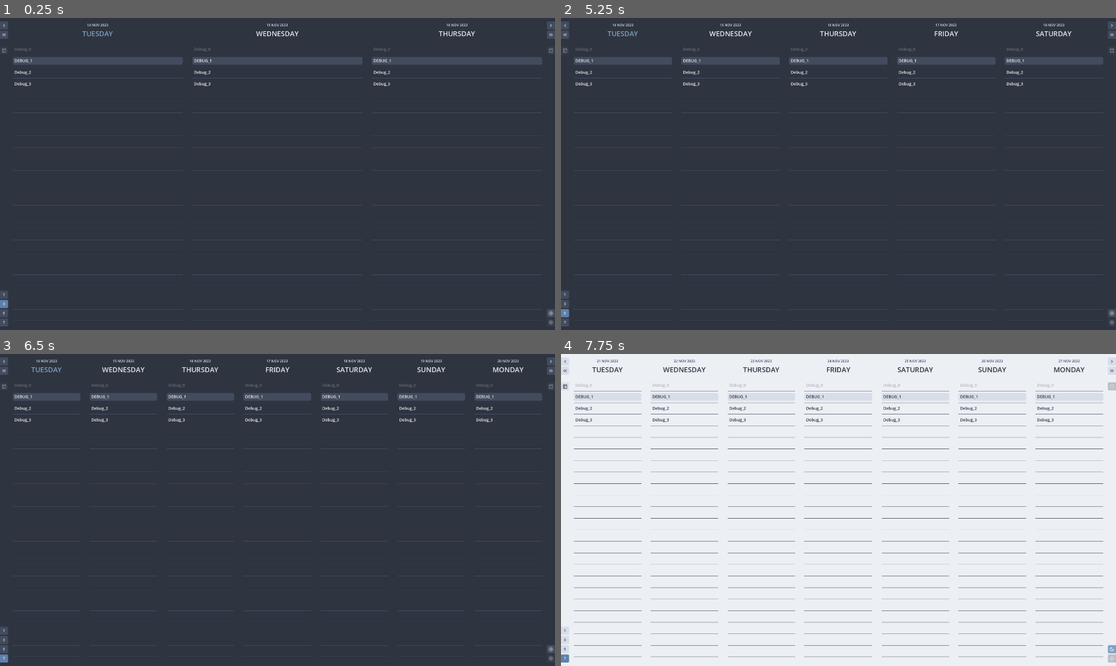
Above: before the commit, frames 1-4 (two rows, left to right).
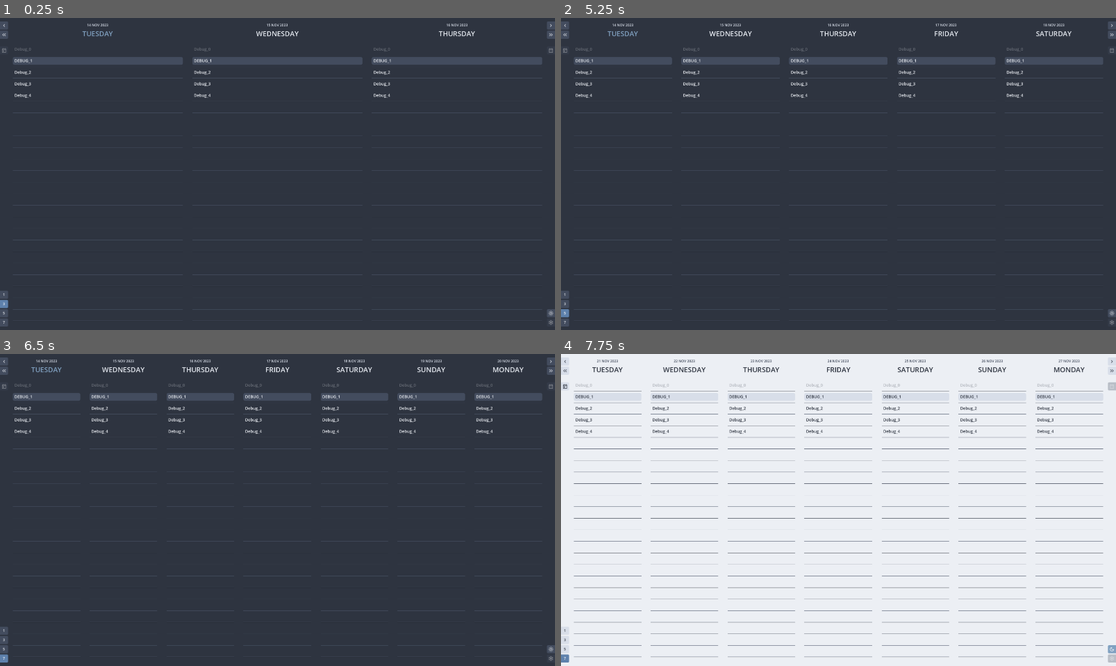
Above: after the commit, the same moments.

Repository: njamster/habituary
Game: Godot game, scene res://entry_point/entry_point.tscn
Same seed, same stepped clock (60 frames per second), same inputs: the game is played once before the commit and once after it.
Inputs (mouse positions are in pixels of both pictures, inside the frame that each line leads up to):
- Up to frame 1 (0.25 s): no input
- Up to frame 2 (5.25 s): click (1110, 24) at 0.5 s; click (1110, 24) at 1.25 s; click (566, 24) at 2 s; click (566, 49) at 2.75 s; click "1" at 3.5 s; click "3" at 4.25 s; click "5" at 5 s
- Up to frame 3 (6.5 s): click "7" at 5.75 s
- Up to frame 4 (7.75 s): click (1110, 369) at 6.5 s; click (1110, 650) at 7.25 s

The runs differ from the first frame. In frame 1, less than 0.1% of the frame differs, in the area x 2-71%, y 24-26%; in frame 2, 0.1%; in frame 3, 0.2%; in frame 4, 0.2%, in the area x 2-89%, y 24-26%.

Commit message:
Make creating a successor to-do the default
When editing a to-do, inserting any non-whitespace text and pressing
KEY_ENTER, a successor to-do (with active edit mode) will now be created
below it by default. To create it above it instead, also hold shift.
Leaving the editing mode via clicking outside won't trigger it.

Also, introduces a placeholder text ("Enter to-do...") to the edit field
– and makes the necessary color additions to the theme to keep it easily
readable in both the dark and light color mode.

Lastly, modifies the `add_todo` function to also allow creating debug
todos with it (by passing an optional boolean `is_debug_todo` to it,
which defaults to false). This ensures they share the same signal
connections and modifications as regular todos.

Diff:
--- a/autoloads/settings.gd
+++ b/autoloads/settings.gd
@@ -46,6 +46,9 @@
 
 			theme.set_color("font_color", "SubtleLabel", NORD_04)
 
+			theme.set_color("font_color", "LineEdit", NORD_06)
+			theme.set_color("font_placeholder_color", "LineEdit", Color(NORD_06, 0.6))
+
 			for type in ["LeftSidebarButton", "RightSidebarButton"]:
 				theme.set_color("font_color", type, NORD_06)
 				theme.set_color("icon_normal_color", type, NORD_06)
@@ -57,6 +60,9 @@
 			theme.set_color("font_color", "Label", NORD_00)
 
 			theme.set_color("font_color", "SubtleLabel", NORD_02)
+
+			theme.set_color("font_color", "LineEdit", NORD_00)
+			theme.set_color("font_placeholder_color", "LineEdit", Color(NORD_00, 0.6))
 
 			for type in ["LeftSidebarButton", "RightSidebarButton"]:
 				theme.set_color("font_color", type, NORD_00)
--- a/main_window/list_view/day_panel/todo_list/todo_item/todo_item.gd
+++ b/main_window/list_view/day_panel/todo_list/todo_item/todo_item.gd
@@ -1,6 +1,8 @@
 extends PanelContainer
 
-signal create_follow_up
+signal predecessor_requested
+signal successor_requested
+
 signal editing_started
 signal changed
 
@@ -79,7 +81,7 @@
 	is_heading = new_text.begins_with("# ")
 
 
-func _on_edit_text_submitted(new_text: String) -> void:
+func _on_edit_text_submitted(new_text: String, key_input := true) -> void:
 	if new_text.begins_with("# "):
 		new_text = new_text.right(-2)
 
@@ -94,15 +96,19 @@
 		%Label.show()
 		if _contains_mouse_cursor:
 			%UI.show()
-		if Input.is_key_pressed(KEY_SHIFT):
-			create_follow_up.emit()
+
+		if key_input:
+			if Input.is_key_pressed(KEY_SHIFT):
+				predecessor_requested.emit()
+			else:
+				successor_requested.emit()
 	else:
 		delete()
 
 
 func _on_edit_focus_exited() -> void:
-	if not is_queued_for_deletion():
-		_on_edit_text_submitted(%Edit.text)
+	if not is_queued_for_deletion() and %Edit.visible:
+		_on_edit_text_submitted(%Edit.text, false)
 
 
 func _on_content_gui_input(event: InputEvent) -> void:
--- a/main_window/list_view/day_panel/todo_list/todo_item/todo_item.tscn
+++ b/main_window/list_view/day_panel/todo_list/todo_item/todo_item.tscn
@@ -57,6 +57,7 @@
 theme_override_styles/normal = SubResource("StyleBoxEmpty_3h3so")
 theme_override_styles/focus = SubResource("StyleBoxEmpty_0pwns")
 theme_override_styles/read_only = SubResource("StyleBoxEmpty_4lcjl")
+placeholder_text = "Enter to-do..."
 context_menu_enabled = false
 caret_blink = true
 caret_blink_interval = 0.45
--- a/main_window/list_view/day_panel/todo_list/todo_list.gd
+++ b/main_window/list_view/day_panel/todo_list/todo_list.gd
@@ -7,19 +7,19 @@
 	$LineHighlight.modulate.a = 0.0
 
 	if OS.is_debug_build():
-		for i in range(4):
-			var debug_item := TODO_ITEM.instantiate()
-			debug_item.add_to_group("debug_item")
+		for i in range(5):
+			var debug_item := add_todo(Vector2.ZERO, true)
 			debug_item.text = "Debug_%d" % i
-			%Items.add_child(debug_item)
 			if i == 0:
 				debug_item.done = true
 			elif i == 1:
 				debug_item.is_heading = true
 
 
-func add_todo(at_position := Vector2.ZERO) -> Control:
+func add_todo(at_position := Vector2.ZERO, is_debug_item := false) -> Control:
 	var new_item := TODO_ITEM.instantiate()
+	if is_debug_item:
+		new_item.add_to_group("debug_item")
 	%Items.add_child(new_item)
 	if at_position != Vector2.ZERO:
 		%Items.move_child(new_item, find_item_pos(at_position))
@@ -27,7 +27,10 @@
 	new_item.changed.connect(func():
 		get_parent().get_parent().save_to_disk()
 	)
-	new_item.create_follow_up.connect(func():
+	new_item.predecessor_requested.connect(func():
+		add_todo(self.global_position + new_item.position - Vector2(0, 32))
+	)
+	new_item.successor_requested.connect(func():
 		add_todo(self.global_position + new_item.position + Vector2(0, 32))
 	)
 	if at_position != Vector2.ZERO:
--- a/theme/default_theme.tres
+++ b/theme/default_theme.tres
@@ -135,6 +135,9 @@
 LeftSidebarButton/styles/hover = SubResource("StyleBoxFlat_ktu4n")
 LeftSidebarButton/styles/normal = SubResource("StyleBoxFlat_4xkor")
 LeftSidebarButton/styles/pressed = SubResource("StyleBoxFlat_784qn")
+LineEdit/colors/caret_color = Color(0.505882, 0.631373, 0.756863, 1)
+LineEdit/colors/font_color = Color(0.92549, 0.937255, 0.956863, 1)
+LineEdit/colors/font_placeholder_color = Color(0.92549, 0.937255, 0.956863, 0.6)
 RightSidebarButton/base_type = &"Button"
 RightSidebarButton/colors/font_color = Color(0.92549, 0.937255, 0.956863, 1)
 RightSidebarButton/colors/icon_normal_color = Color(0.92549, 0.937255, 0.956863, 1)
